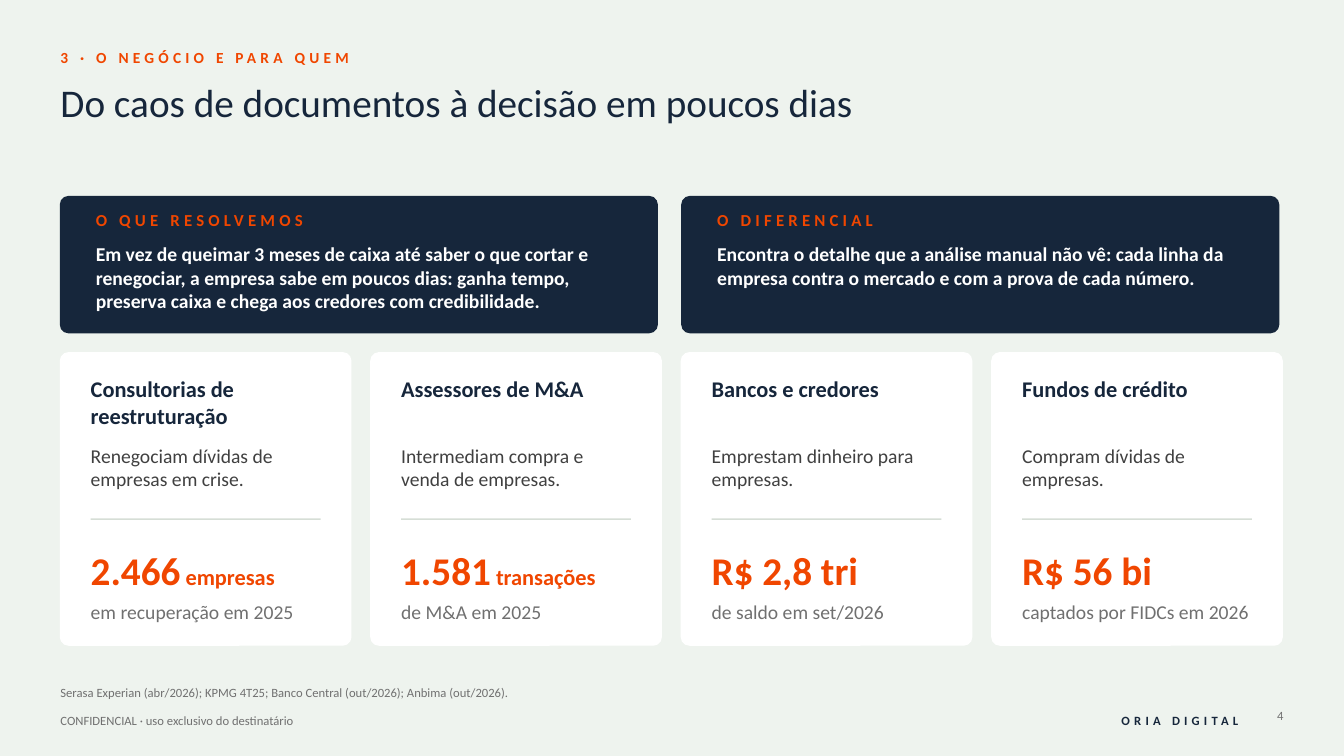
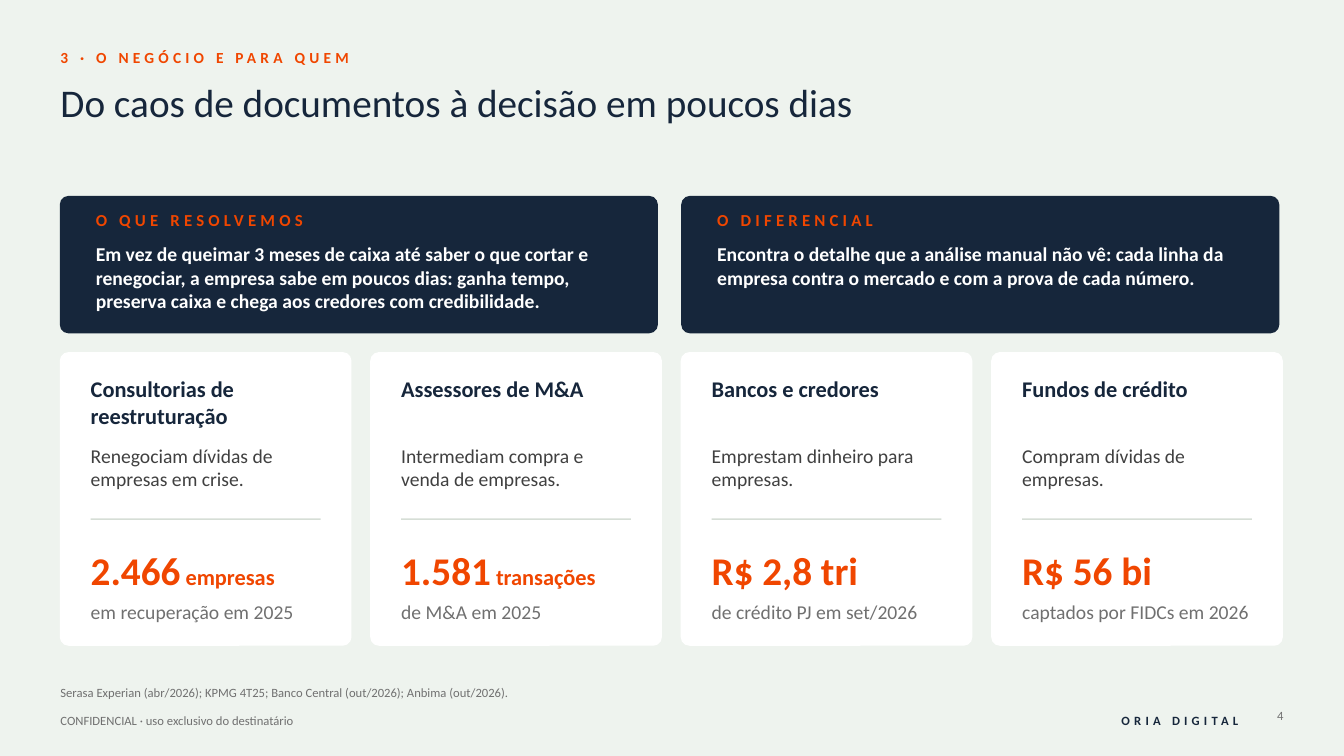
Before and after one commit to rodrigovaroto-wq/Oria-Digital, a slide deck: slide 4 of Apresentações/Business Plan Oria Digital/1_entrega/Business_Plan_Oria_Digital_v3.pptx. Drawn at 1344x756 pixels with LibreOffice and Linux fonts; fonts in the diff are those of the drawing. Boxes give left, top, right and bottom in pixels: in the first picture for what was removed or moved away, otherwise in the second. Text is boxed around its words. In the diff, an @@ line names an element or a change of style, - is before the commit and + after.

```diff
--- a/Apresentações/Business Plan Oria Digital/1_entrega/Business_Plan_Oria_Digital_v3.pptx
+++ b/Apresentações/Business Plan Oria Digital/1_entrega/Business_Plan_Oria_Digital_v3.pptx
@@ text at bbox=[712, 605, 917, 620]: text changed @@
-de saldo em set/2026
+de crédito PJ em set/2026
```
Also in this commit, not shown: 9 other slides changed, 19 other files.
